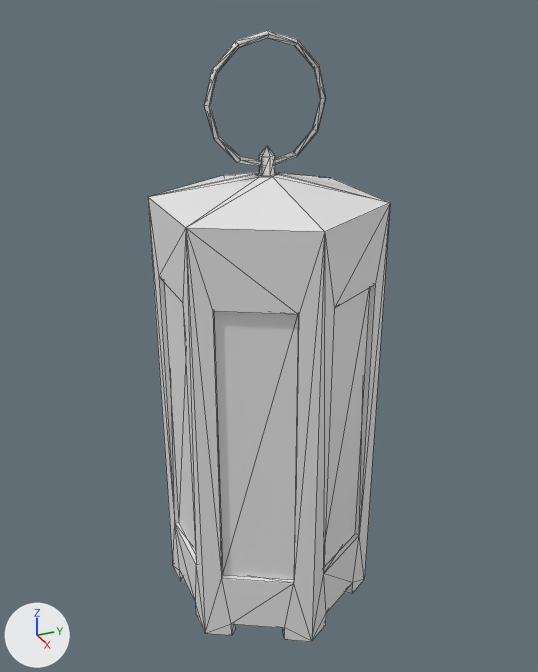
A saved change to the OBJ model models/lantern.obj.
One viewpoint serves both versions: a 50 mm camera at (-0.961, 0.458, -0.44) aimed at (-1.874, 0.869, -0.896). Arrows for +X, +Y and +Z are at lower left; the lights stay in place. Mesh edges are drawn as thin lines. Where no turn or scale is listed for an object, it has been applied to the vertices.

Objects in the first picture: 'Horn_Lantern'.
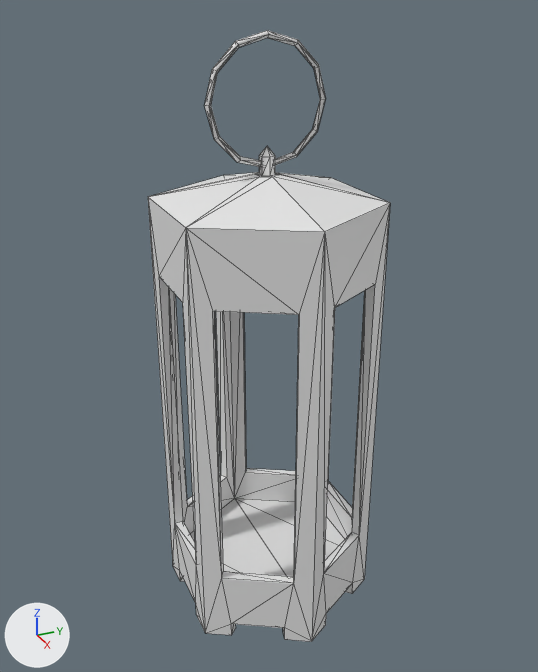
The newer file is also turned or shifted as a whole; pictures and numbers use the older file's frame.

Changed parts and their boxes [x1, y1, x2, y2] in the pictures (538 x 672 px):
part 1 of me_horn_lantern, deleted
    before: [164, 283, 370, 580]

The change in detail:
me_horn_lantern is used by ob_horn_lantern; location (0.0, 0.0, 0.0).
me_horn_lantern had 229 vertices, 438 faces and spanned x -2.035..-1.705, y 0.721..1.007, z -1.339..-0.479.
me_horn_lantern now has 205 vertices, 426 faces and spans x -2.035..-1.705, y 0.721..1.007, z -1.339..-0.479.
me_horn_lantern part 1: 6 loose pieces with 24 vertices, spanning x -2.014..-1.726, y 0.728..1.0, z -1.226..-0.797, are deleted.
